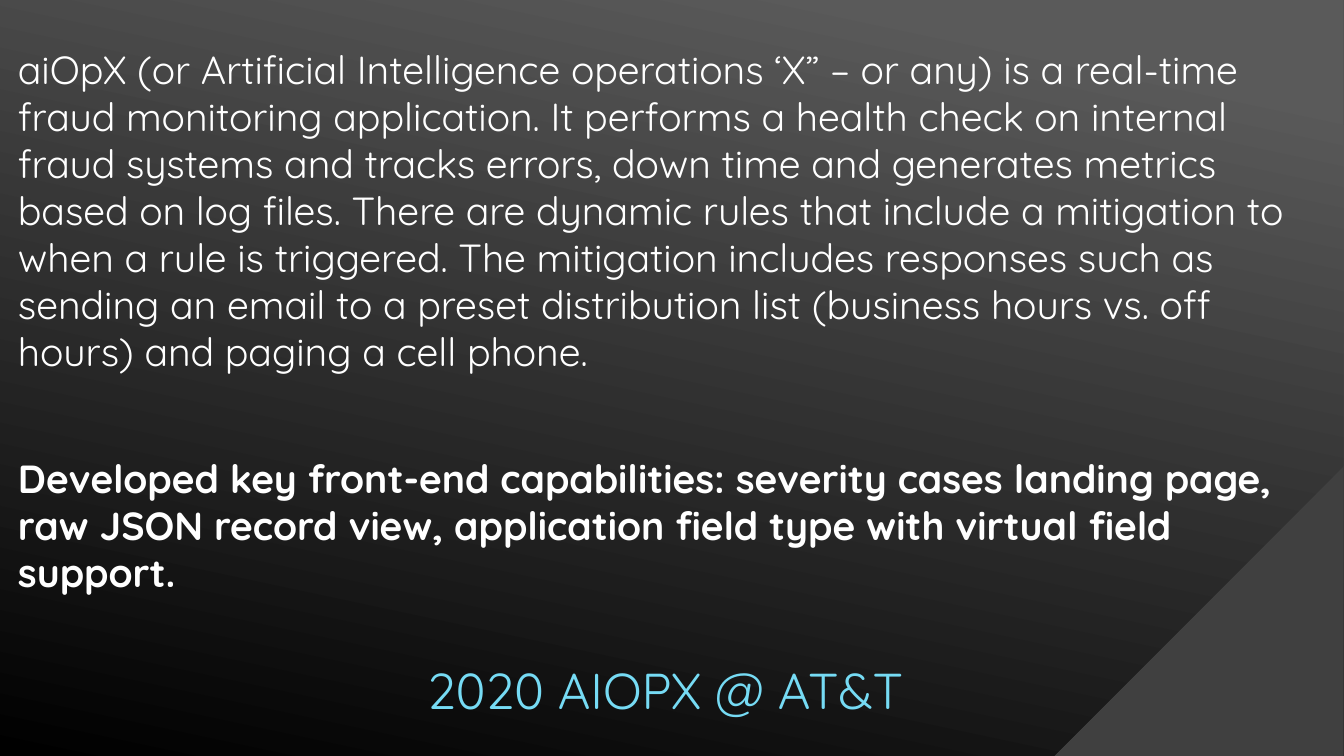
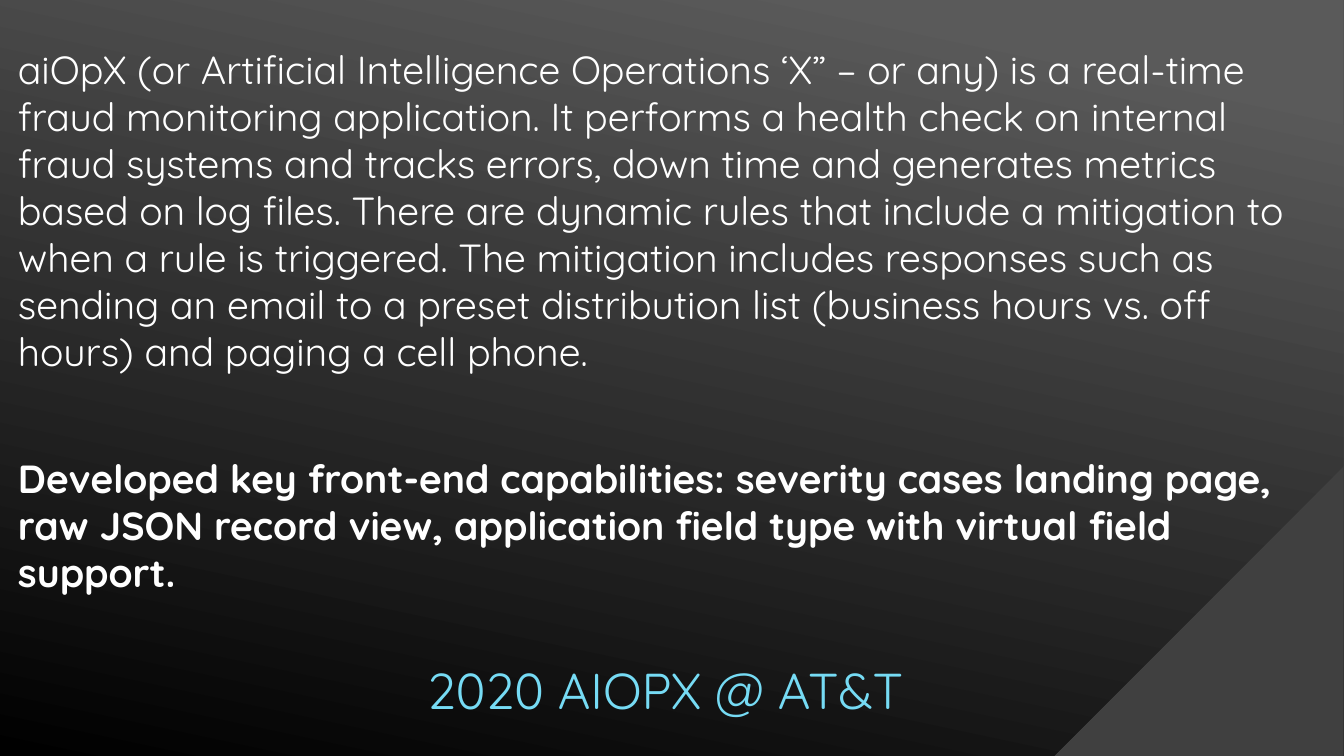
Before and after one commit to pireifej/pireifej.github.io, a slide deck: slide 12 of img/gallery/project-descr - small.pptx. Drawn at 1344x756 pixels with LibreOffice and Linux fonts; fonts in the diff are those of the drawing. Boxes give left, top, right and bottom in pixels: in the first picture for what was removed or moved away, otherwise in the second. Text is boxed around its words. In the diff, an @@ line names an element or a change of style, - is before the commit and + after.

```diff
--- a/img/gallery/project-descr - small.pptx
+++ b/img/gallery/project-descr - small.pptx
@@ text at bbox=[18, 55, 1283, 374]: text changed @@
-aiOpX (or Artificial Intelligence operations ‘X” – or any) is a real-time fraud monitoring application. It performs a health check on internal fraud systems and tracks errors, down time and generates metrics based on log files. There are dynamic rules that include a mitigation to when a rule is triggered. The mitigation includes responses such as sending an email to a preset distribution list (business hours vs. off hours) and paging a cell phone.
+aiOpX (or Artificial Intelligence Operations ‘X” – or any) is a real-time fraud monitoring application. It performs a health check on internal fraud systems and tracks errors, down time and generates metrics based on log files. There are dynamic rules that include a mitigation to when a rule is triggered. The mitigation includes responses such as sending an email to a preset distribution list (business hours vs. off hours) and paging a cell phone.
```
Also in this commit, not shown: 17 other files.
